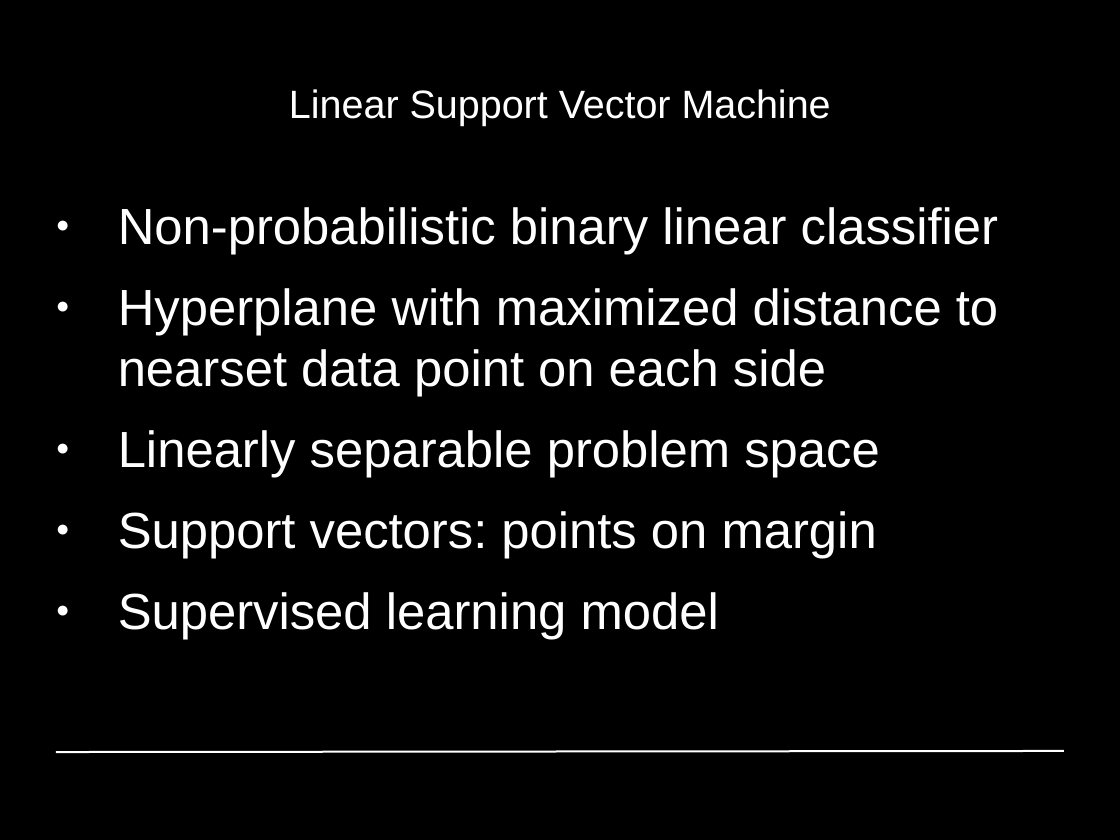
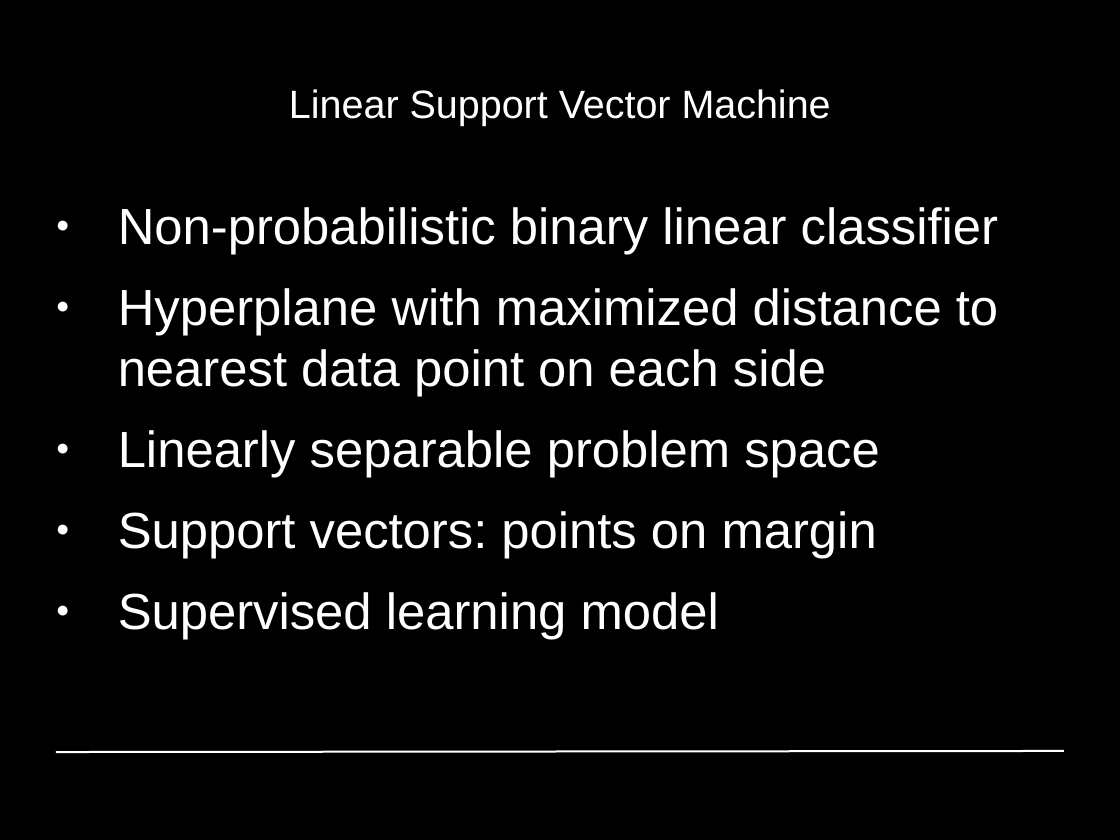
Before and after one commit to GiannisPapadopoulos/DiscriminativePatches, a slide deck: slide 29 of presentations/period1/MAI_Project1_Group4.odp. Drawn at 1120x840 pixels with LibreOffice and Linux fonts; fonts in the diff are those of the drawing; background and template pictures are left out. Boxes give left, top, right and bottom in pixels: in the first picture for what was removed or moved away, otherwise in the second. Text is boxed around its words. In the diff, an @@ line names an element or a change of style, - is before the commit and + after.

Commit message:
Update slide 16, 29, 35

```diff
--- a/presentations/period1/MAI_Project1_Group4.odp
+++ b/presentations/period1/MAI_Project1_Group4.odp
@@ text at [118, 288, 998, 397]: text changed @@
-● Hyperplane with maximized distance to nearset data point on each side
+● Hyperplane with maximized distance to nearest data point on each side
```
Also in this commit, not shown: 3 other slides changed.
